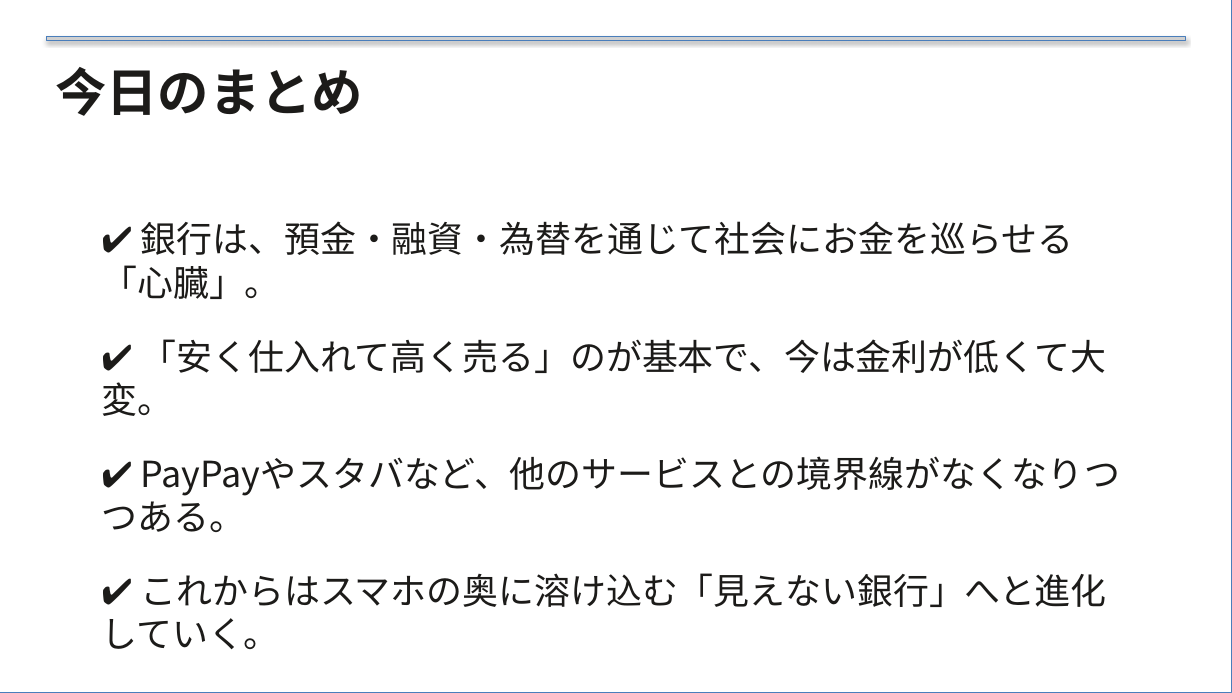
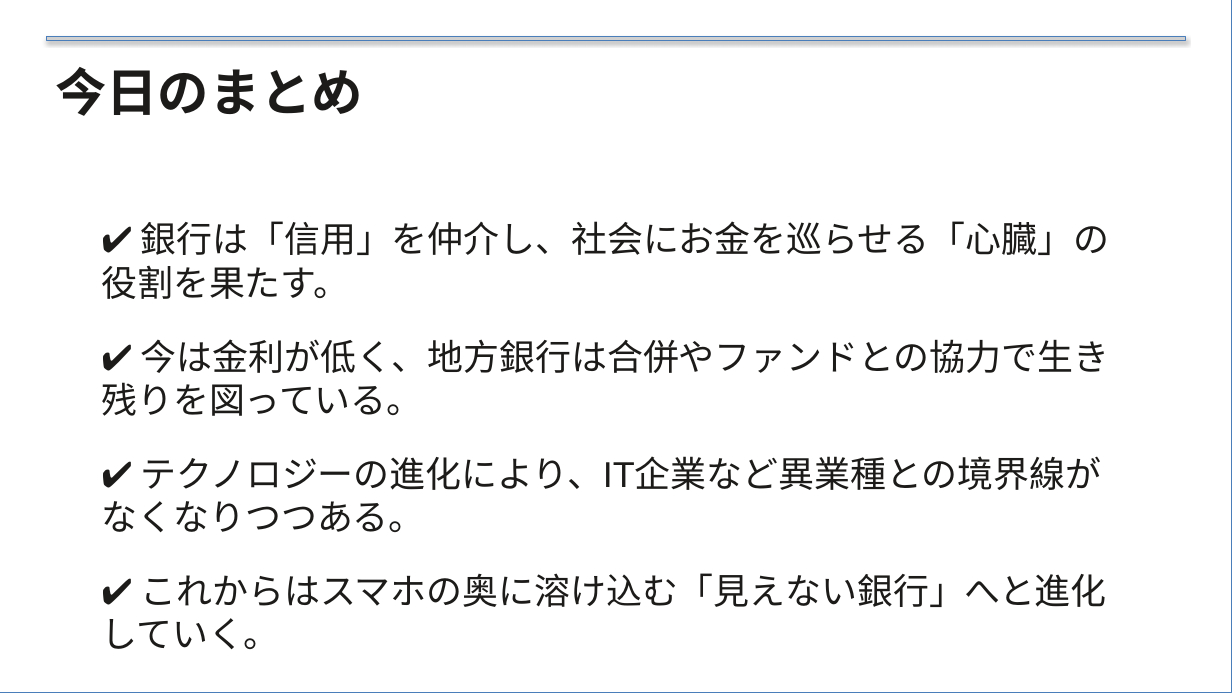
Before and after one commit to xilicrysta/bank-pptx, a slide deck: slide 30 of bank-normal/bank_normal_presentation.pptx (slide 28 before the commit). Drawn at 1232x693 pixels with LibreOffice and Linux fonts; fonts in the diff are those of the drawing. Boxes give left, top, right and bottom in pixels: in the first picture for what was removed or moved away, otherwise in the second. Text is boxed around its words. In the diff, an @@ line names an element or a change of style, - is before the commit and + after.

Commit message:
壁打ちによる内容の大幅修正
chapterのデザイン追加
前半に全体感を凝縮し、後半にかけて新規追加項目

```diff
--- a/bank-normal/bank_normal_presentation.pptx
+++ b/bank-normal/bank_normal_presentation.pptx
@@ text at bbox=[101, 221, 1110, 532]: text changed; font Noto Sans CJK JP to Arial @@
-✔ 銀行は、預金・融資・為替を通じて社会にお金を巡らせる「心臓」。
-✔ 「安く仕入れて高く売る」のが基本で、今は金利が低くて大変。
-✔ PayPayやスタバなど、他のサービスとの境界線がなくなりつつある。
+✔ 銀行は「信用」を仲介し、社会にお金を巡らせる「心臓」の役割を果たす。
+✔ 今は金利が低く、地方銀行は合併やファンドとの協力で生き残りを図っている。
+✔ テクノロジーの進化により、IT企業など異業種との境界線がなくなりつつある。
```
Also in this commit, not shown: 21 other slides changed, 8 slides added, 6 slides removed, 4 other files.
